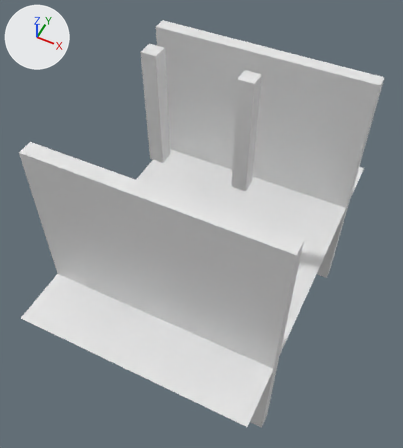
The Blender file bhdx/blender/noteasy/16_1.blend: old version first, new version second.
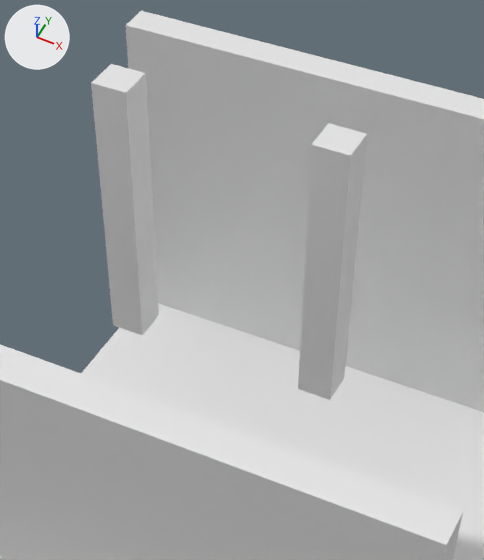
Old and new are each drawn whole from a 50 mm camera at (3.3, -24.3, 30.1) aimed at (-8.4, -0.9, 0.9) and again close up on the part from 25% to 78% of the width and 3% to 58% of the height. Lighting does not change. The marker at upper left points along +X, +Y and +Z.
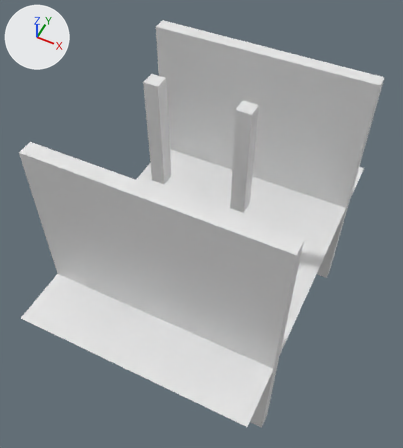
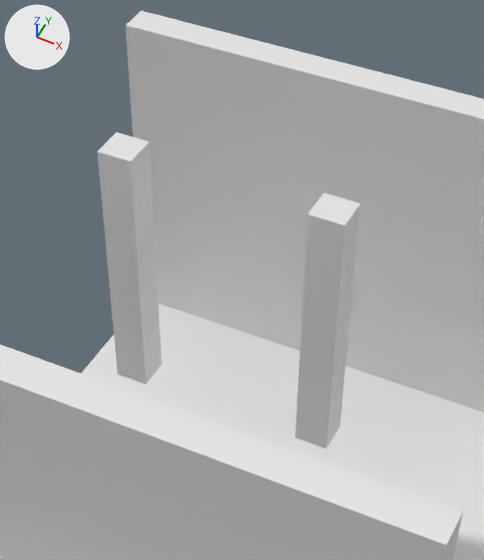
The change, as a list of edits to the scene's bpy script:
```text
Change ob_cube_001:
    ob_cube_001.location: (-6.0, 0.0, 9.0) -> (-6.0, 0.0, 7.0)
Change ob_cube_004:
    ob_cube_004.location: (-12.0, 0.0, 9.0) -> (-12.0, 0.0, 7.0)
```

Boxes [x1, y1, x2, y2] around the edits, measured in the close-ups (484 x 560 px):
'Cube.001', moved: before [298, 123, 367, 400]; after [295, 193, 361, 449]
'Cube.004', moved: before [91, 64, 159, 335]; after [97, 132, 162, 384]
